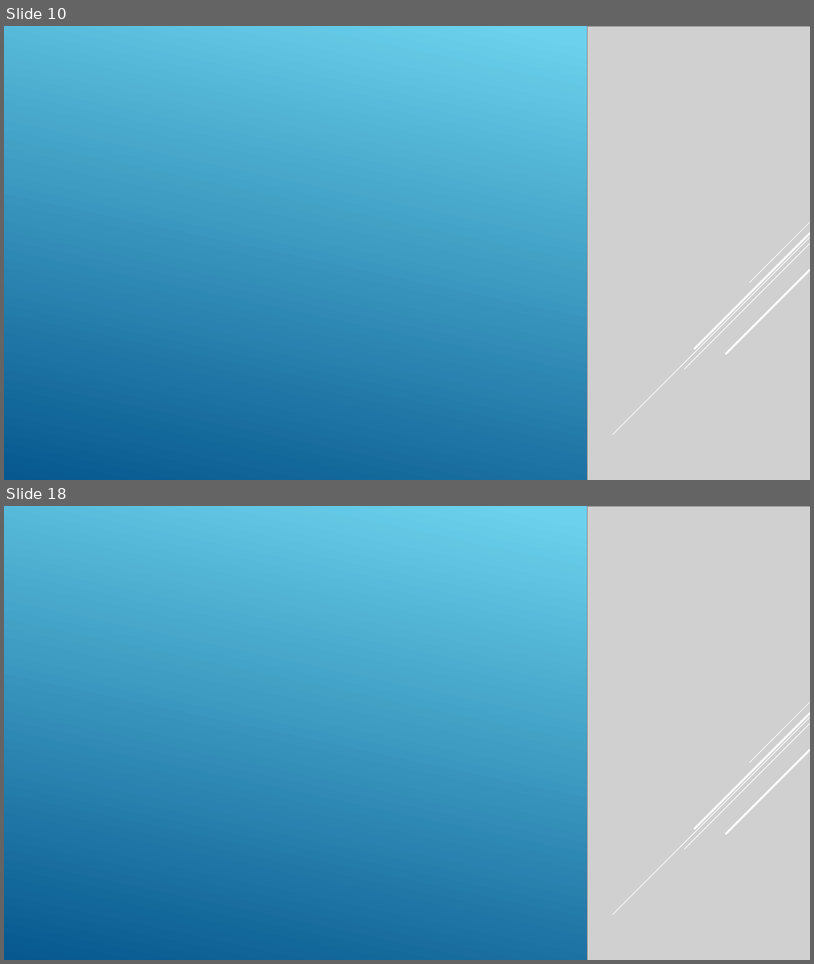
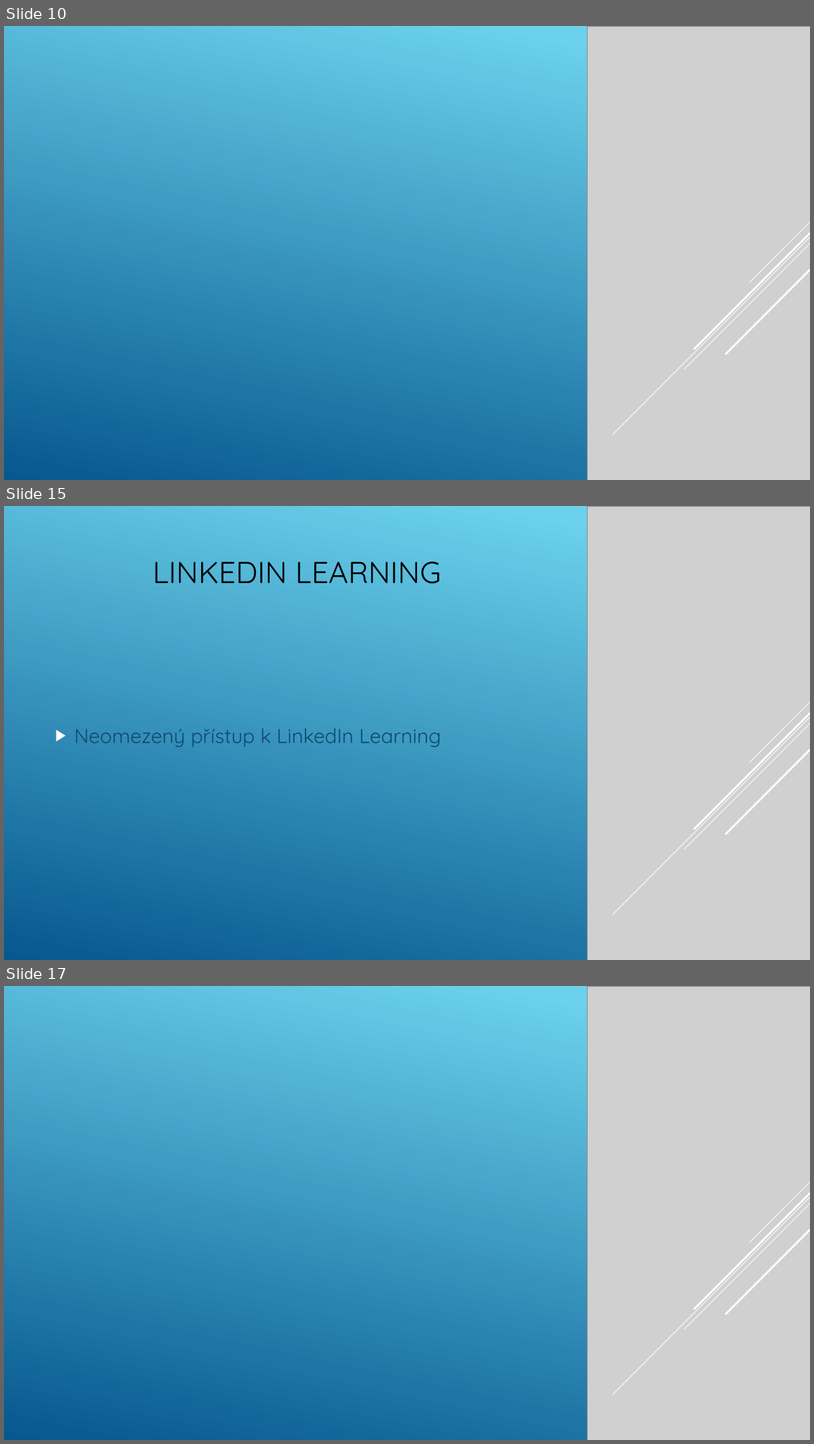
Before and after one commit to Jelenos69/I11-prezentace-Jel-nek, a slide deck: Jelinek.pptx. Shown one above the other, each under a label of ours: slides 10 and 18 before the commit, slides 10, 15 and 17 after it; the slides between them are not shown. The pictures are 814x964 and 814x1444 pixels, drawn with LibreOffice and Linux fonts; fonts in the diff are those of the drawing; grey boxes stand for pictures. Boxes give left, top, right and bottom in pixels: in the first picture for what was removed or moved away, otherwise in the second. Text is boxed around its words. In the diff, an @@ line names an element or a change of style, - is before the commit and + after.

```diff
--- a/Jelinek.pptx
+++ b/Jelinek.pptx
@@ slide 15 added at [4,506,810,960], background gradient #6ED2EB to #06588E @@
@@ picture added at [588,506,810,960] @@
@@ title added at [153,561,441,584], 36 pt, text #000000 @@
+LINKEDIN LEARNING
@@ text added at [75,728,442,747], 24 pt, text #0F496F @@
+▶ Neomezený přístup k LinkedIn Learning
@@ group added at [613,702,810,914]: 5 lines @@
@@ what was slide 18 is now slide 17 @@
```
Also in this commit, not shown: 1 slide changed, 8 other slides added, 11 slides removed.
